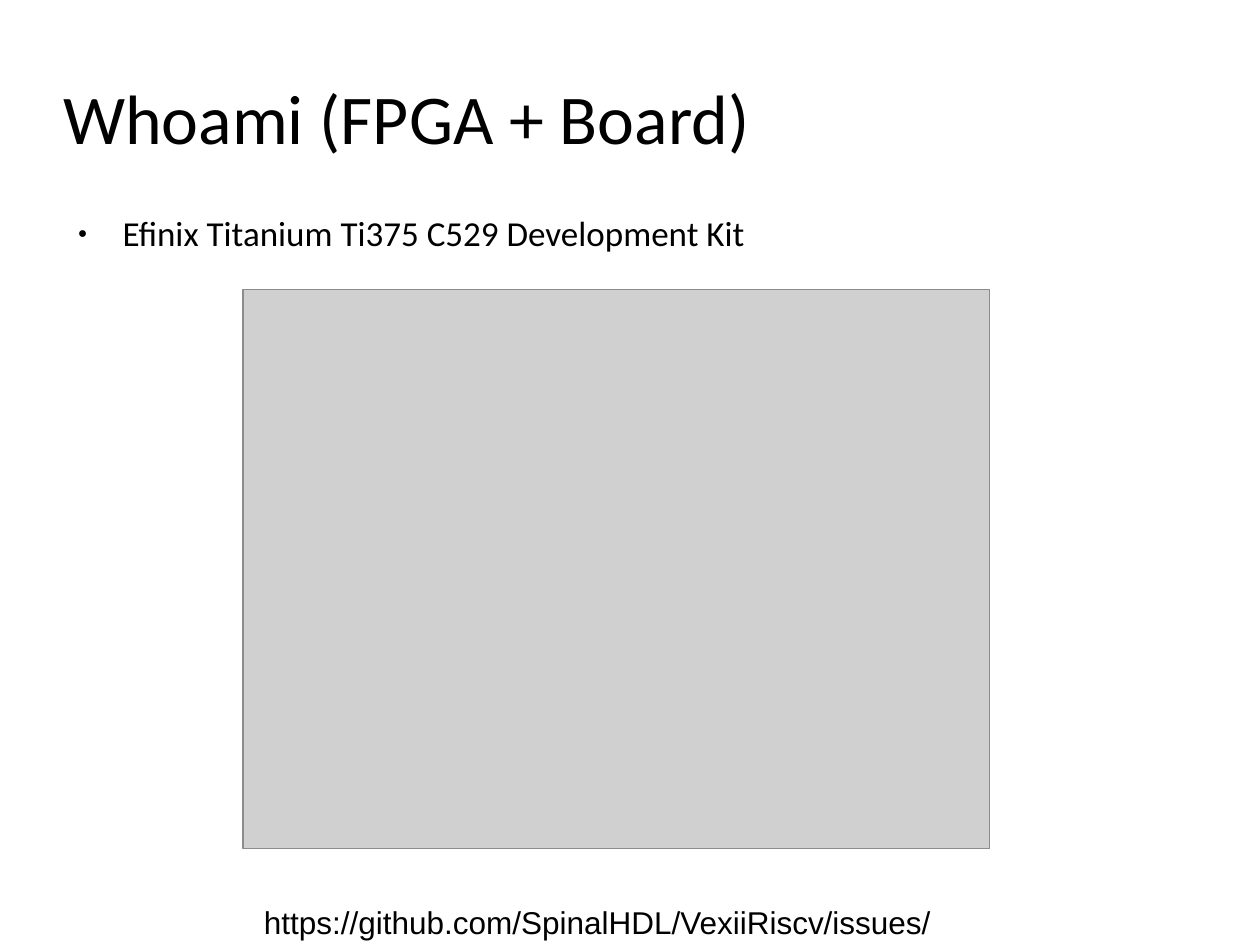
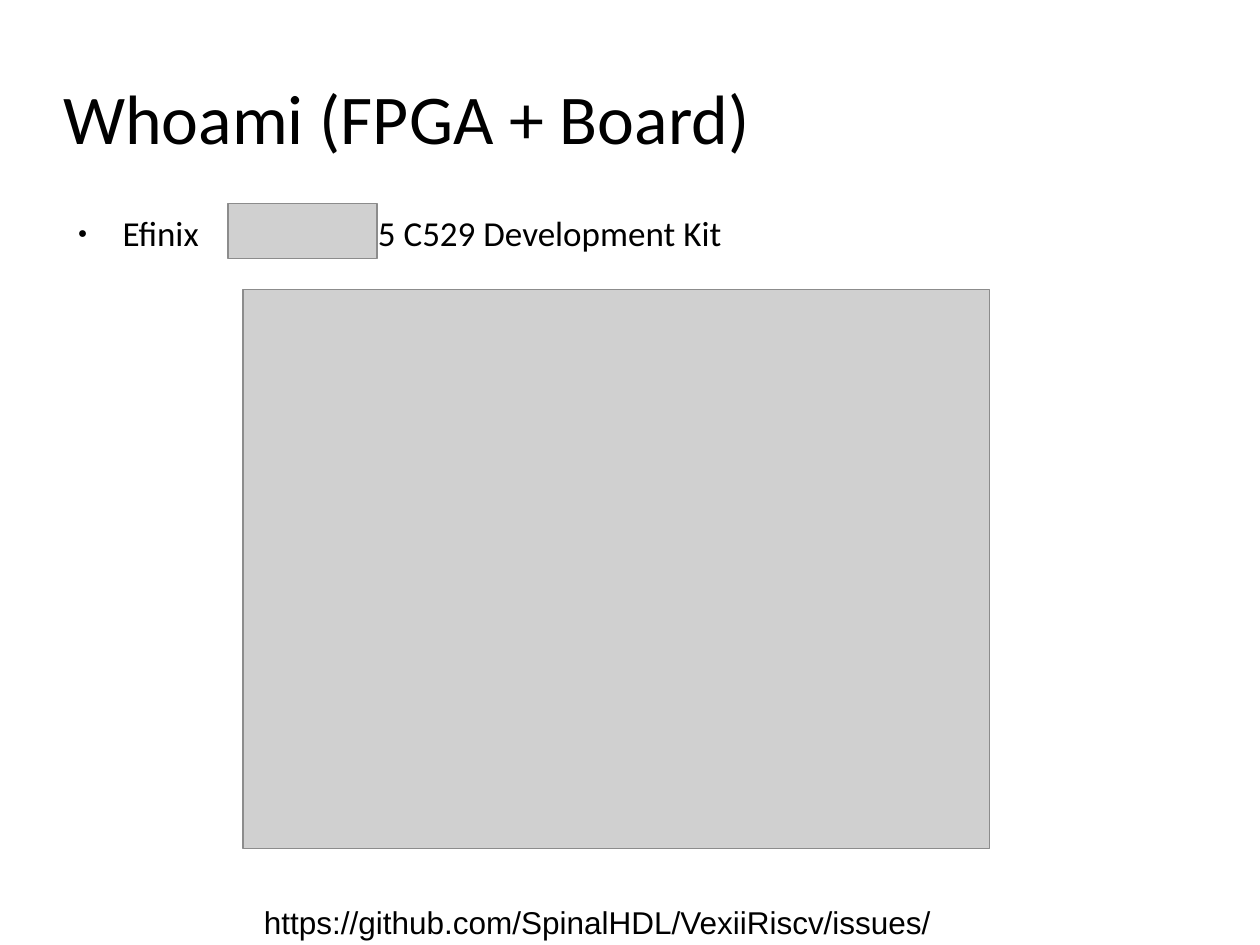
Before and after one commit to SpinalHDL/SpinalDoc, a slide deck: slide 2 of presentation/en/riscv_sc_2024/riscv_sc_2024.odp. Drawn at 1260x945 pixels with LibreOffice and Linux fonts; fonts in the diff are those of the drawing; grey boxes stand for pictures. Boxes give left, top, right and bottom in pixels: in the first picture for what was removed or moved away, otherwise in the second. Text is boxed around its words. In the diff, an @@ line names an element or a change of style, - is before the commit and + after.

```diff
--- a/presentation/en/riscv_sc_2024/riscv_sc_2024.odp
+++ b/presentation/en/riscv_sc_2024/riscv_sc_2024.odp
@@ picture added at box(228, 203, 377, 258) @@
@@ text at box(123, 217, 721, 255): text changed @@
-● Efinix Titanium Ti375 C529 Development Kit
+● Efinix Ti375 C529 Development Kit
```
Also in this commit, not shown: 7 other slides changed, 4 slides added, 1 slide removed.
